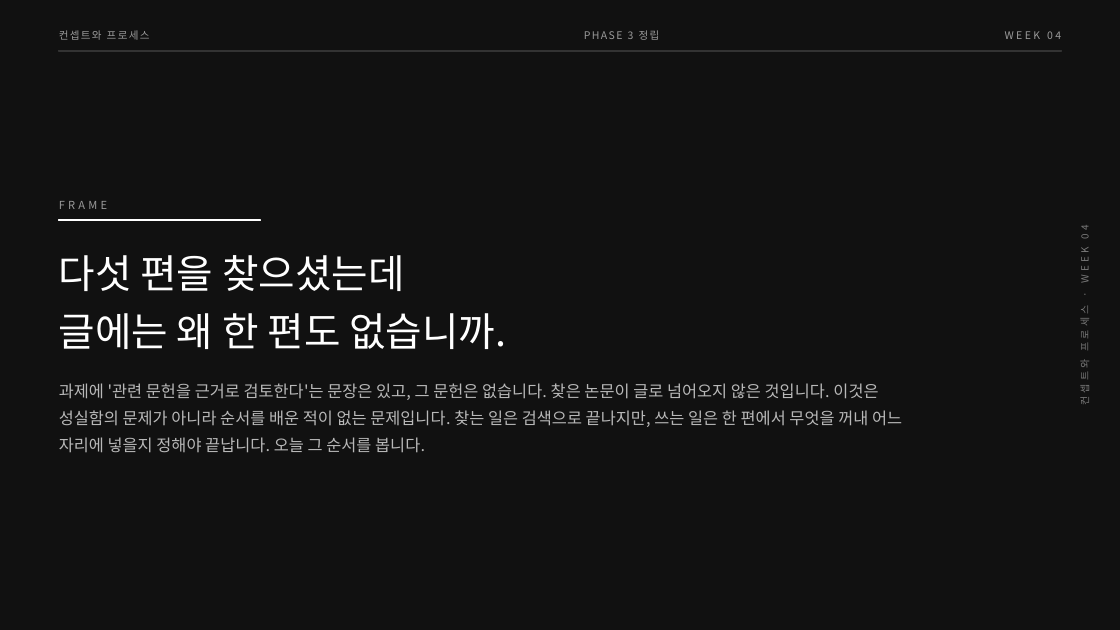
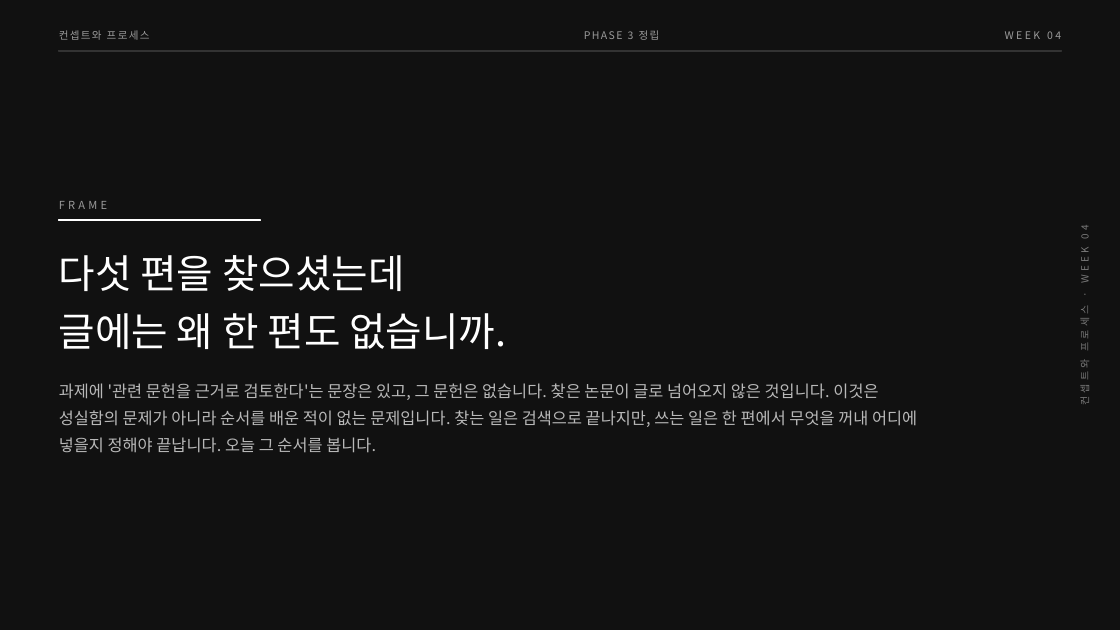
Before and after one commit to design-eng/MIN.D, a slide deck: slide 2 of dist/weeks-대학원/컨셉트와프로세스_04주차_선행연구쓰는법.pptx. Drawn at 1120x630 pixels with LibreOffice and Linux fonts; fonts in the diff are those of the drawing. Boxes give left, top, right and bottom in pixels: in the first picture for what was removed or moved away, otherwise in the second. Text is boxed around its words. In the diff, an @@ line names an element or a change of style, - is before the commit and + after.

```diff
--- a/dist/weeks-대학원/컨셉트와프로세스_04주차_선행연구쓰는법.pptx
+++ b/dist/weeks-대학원/컨셉트와프로세스_04주차_선행연구쓰는법.pptx
@@ text at [59,383,917,453]: text changed @@
-과제에 '관련 문헌을 근거로 검토한다'는 문장은 있고, 그 문헌은 없습니다. 찾은 논문이 글로 넘어오지 않은 것입니다. 이것은 성실함의 문제가 아니라 순서를 배운 적이 없는 문제입니다. 찾는 일은 검색으로 끝나지만, 쓰는 일은 한 편에서 무엇을 꺼내 어느 자리에 넣을지 정해야 끝납니다. 오늘 그 순서를 봅니다.
+과제에 '관련 문헌을 근거로 검토한다'는 문장은 있고, 그 문헌은 없습니다. 찾은 논문이 글로 넘어오지 않은 것입니다. 이것은 성실함의 문제가 아니라 순서를 배운 적이 없는 문제입니다. 찾는 일은 검색으로 끝나지만, 쓰는 일은 한 편에서 무엇을 꺼내 어디에 넣을지 정해야 끝납니다. 오늘 그 순서를 봅니다.
```
Also in this commit, not shown: 15 other slides changed, 4 other files.
